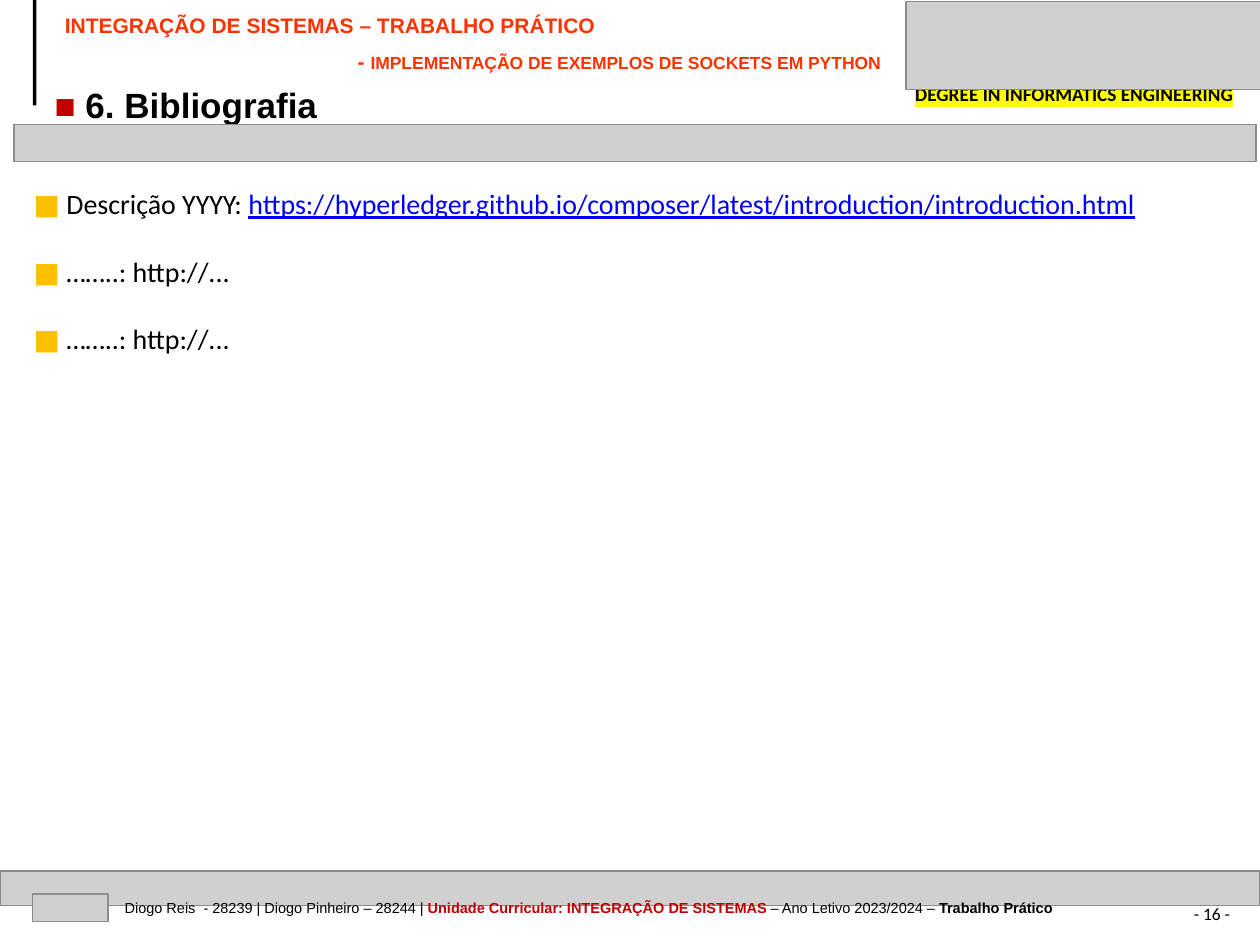
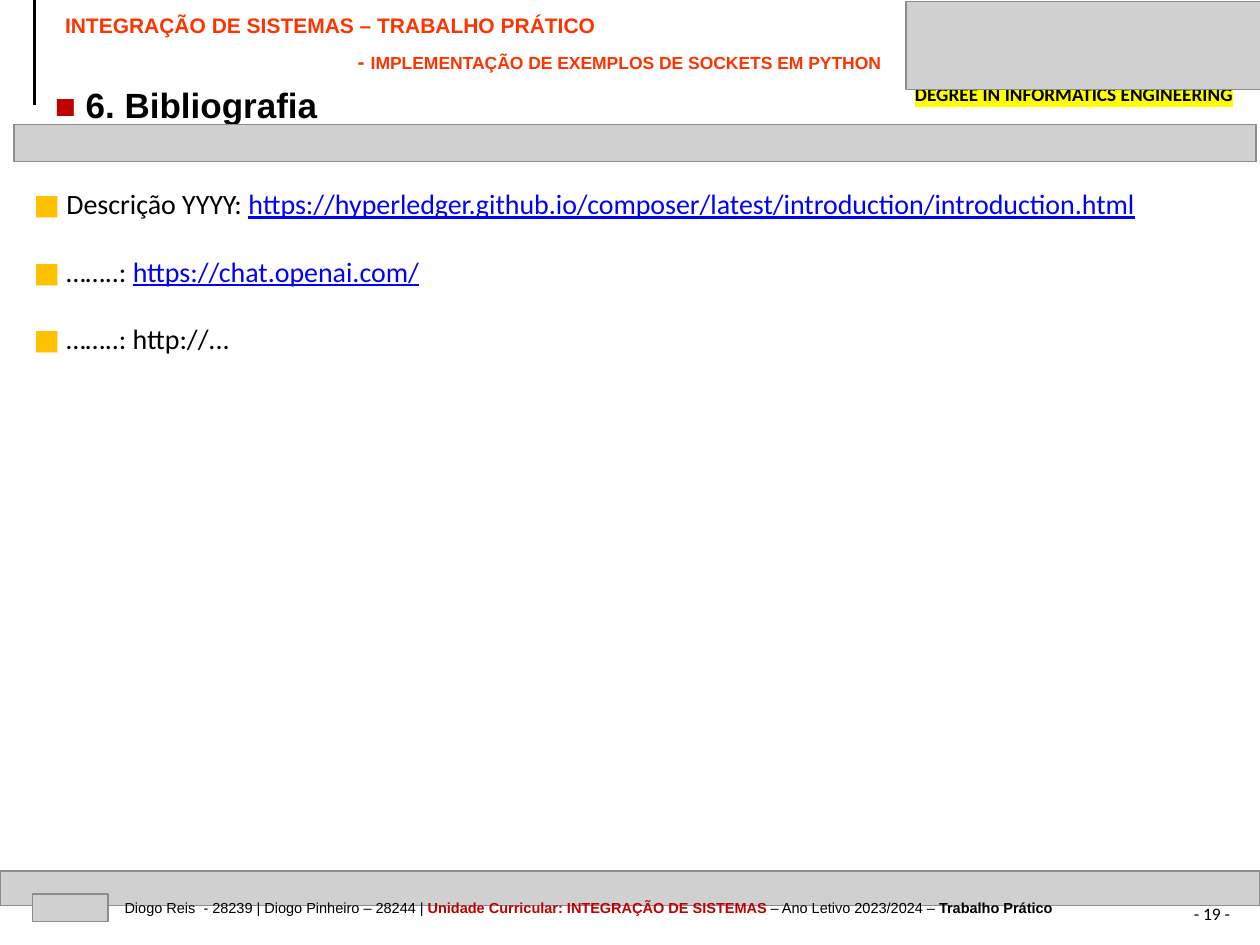
Before and after one commit to devdp11/socket_thread_conn-project, a slide deck: slide 19 of IPVC-EI-TP-SOCKETS-28244-28239.pptx (slide 16 before the commit). Drawn at 1260x945 pixels with LibreOffice and Linux fonts; fonts in the diff are those of the drawing; grey boxes stand for pictures. Boxes give left, top, right and bottom in pixels: in the first picture for what was removed or moved away, otherwise in the second. Text is boxed around its words. In the diff, an @@ line names an element or a change of style, - is before the commit and + after.

```diff
--- a/IPVC-EI-TP-SOCKETS-28244-28239.pptx
+++ b/IPVC-EI-TP-SOCKETS-28244-28239.pptx
@@ text "INTEGRAÇÃO DE SISTEMAS – TRABALHO ..." at (65, 16, 881, 73): less space between paragraphs; more space between paragraphs @@
@@ text at (66, 194, 1134, 354): text changed @@
-■ Descrição YYYY: https://hyperledger.github.io/composer/latest/introduction/introduction.html
-■ ……..: http://...
-■ ……..: http://...
+■ Descrição YYYY: https://hyperledger.github.io/composer/latest/introduction/introduction.html
+■ ……..: https://chat.openai.com/
+■ ……..: http://...
@@ page number at (1203, 905, 1221, 920): text changed @@
-- 16 -
+- 19 -
```
Also in this commit, not shown: 16 other slides changed, 3 slides added, 2 other files.
